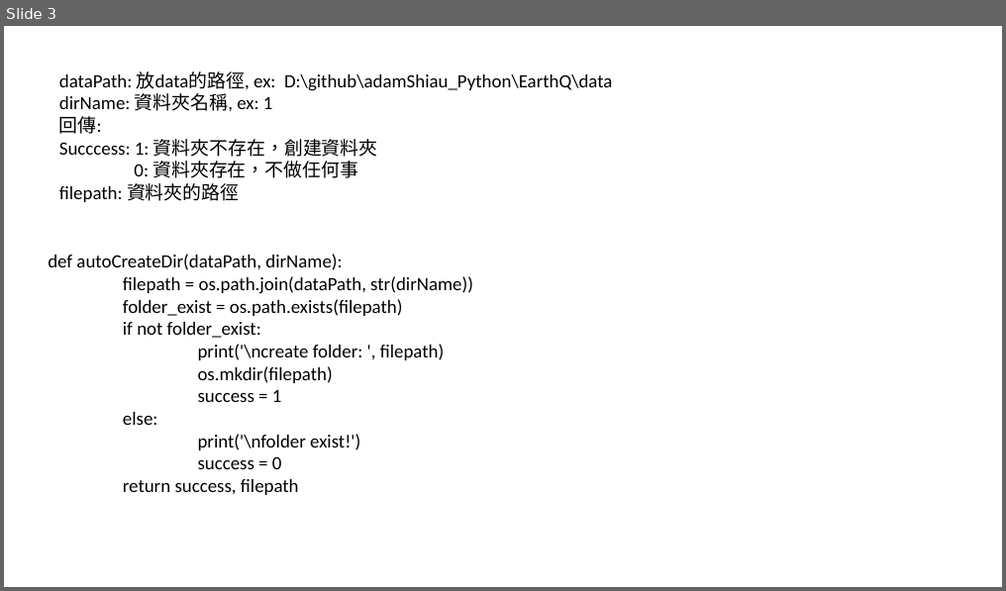
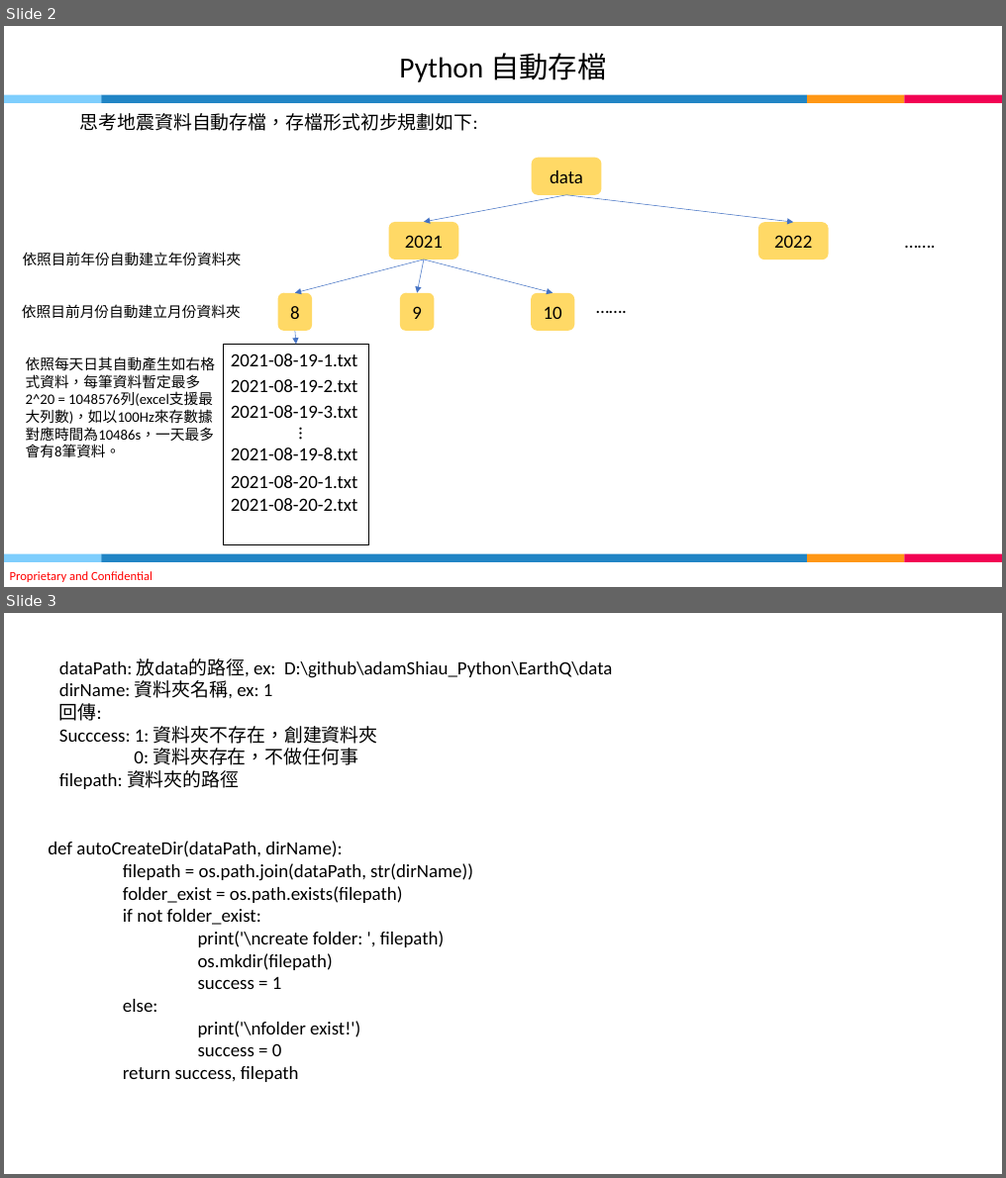
Before and after one commit to adamShiau/adamShiau_Python, a slide deck: EarthQ/NCU_EQ.pptx. Shown one above the other, each under a label of ours: slide 3 before the commit, slides 2 and 3 after it. The pictures are 1006x591 and 1006x1178 pixels, drawn with LibreOffice and Linux fonts; fonts in the diff are those of the drawing. Boxes give left, top, right and bottom in pixels: in the first picture for what was removed or moved away, otherwise in the second. Text is boxed around its words. In the diff, an @@ line names an element or a change of style, - is before the commit and + after.

```diff
--- a/EarthQ/NCU_EQ.pptx
+++ b/EarthQ/NCU_EQ.pptx
@@ slide 2 added at bbox=[4, 26, 1002, 587], background #FFFFFF @@
@@ title added at bbox=[399, 53, 606, 82], 28 pt, text #000000 @@
+Python 自動存檔
@@ text added at bbox=[80, 113, 478, 131], 18 pt, text #000000 @@
+思考地震資料自動存檔，存檔形式初步規劃如下:
@@ group added at bbox=[4, 95, 1002, 103]: 4 rectangles @@
@@ rounded rectangle added at bbox=[532, 158, 602, 195], fill #FFD966, 18 pt, text #000000 @@
+data
@@ arrow added from (566, 195) to (424, 222), #4472C4 0.5 pt @@
@@ arrow added from (566, 195) to (794, 222), #4472C4 0.5 pt @@
@@ rounded rectangle added at bbox=[389, 222, 459, 260], fill #FFD966, 18 pt, text #000000 @@
+2021
@@ rounded rectangle added at bbox=[758, 222, 829, 260], fill #FFD966, 18 pt, text #000000 @@
+2022
@@ text added at bbox=[898, 226, 955, 256], 18 pt, text #000000 @@
+…….
@@ text added at bbox=[23, 252, 242, 267], 14 pt, text #000000 @@
+依照目前年份自動建立年份資料夾
@@ arrow added from (424, 260) to (295, 293), #4472C4 0.5 pt @@
@@ arrow added from (424, 260) to (417, 293), #4472C4 0.5 pt @@
@@ arrow added from (424, 260) to (552, 293), #4472C4 0.5 pt @@
@@ text added at bbox=[589, 291, 647, 322], 18 pt, text #000000 @@
+…….
@@ text added at bbox=[22, 304, 241, 319], 14 pt, text #000000 @@
+依照目前月份自動建立月份資料夾
@@ rounded rectangle added at bbox=[278, 293, 312, 331], fill #FFD966, 18 pt, text #000000 @@
+8
@@ rounded rectangle added at bbox=[400, 293, 434, 331], fill #FFD966, 18 pt, text #000000 @@
+9
@@ rounded rectangle added at bbox=[531, 293, 574, 331], fill #FFD966, 18 pt, text #000000 @@
+10
@@ rectangle added at bbox=[224, 344, 368, 546], outline #000000 1 pt @@
@@ arrow added from (295, 331) to (296, 344), #4472C4 0.5 pt @@
@@ text added at bbox=[26, 357, 215, 458], 14 pt, text #000000 @@
+依照每天日其自動產生如右格式資料，每筆資料暫定最多2^20 = 1048576列(excel支援最大列數)，如以100Hz來存數據對應時間為10486s，一天最多會有8筆資料。
@@ text added at bbox=[231, 354, 358, 367], 18 pt, text #000000 @@
+2021-08-19-1.txt
@@ text added at bbox=[231, 379, 358, 392], 18 pt, text #000000 @@
+2021-08-19-2.txt
@@ text added at bbox=[231, 405, 358, 418], 18 pt, text #000000 @@
+2021-08-19-3.txt
@@ text added at bbox=[284, 420, 322, 446], 18 pt, text #000000 @@
+…
@@ text added at bbox=[231, 448, 358, 461], 18 pt, text #000000 @@
+2021-08-19-8.txt
@@ text added at bbox=[231, 475, 358, 488], 18 pt, text #000000 @@
+2021-08-20-1.txt
@@ text added at bbox=[231, 498, 358, 511], 18 pt, text #000000 @@
+2021-08-20-2.txt
@@ group added at bbox=[4, 555, 1002, 563]: 4 rectangles @@
@@ text added at bbox=[10, 571, 152, 582], 12 pt, text #FF0000 @@
+Proprietary and Confidential
```
Also in this commit, not shown: 1 slide removed, 2 other files.
